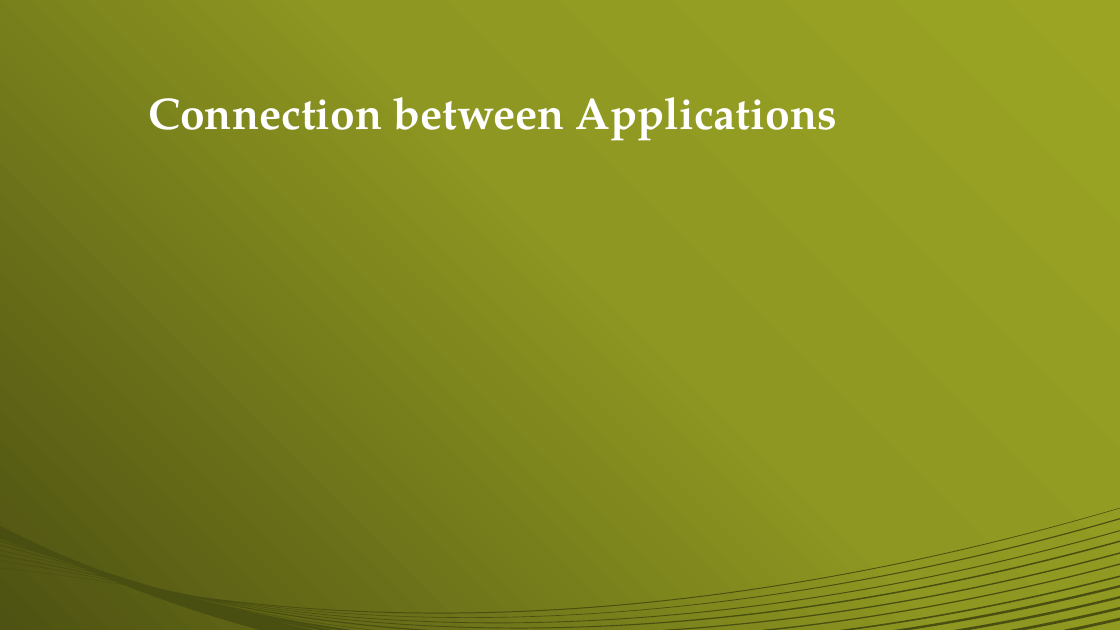
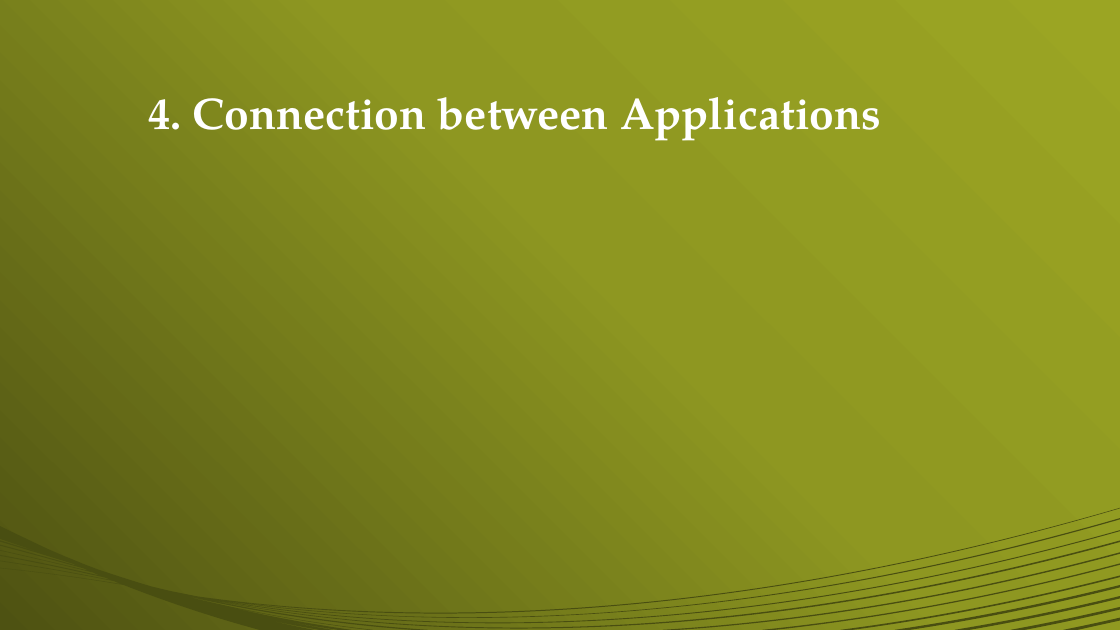
Before and after one commit to swatarianess/Project-App-Development, a slide deck: slide 12 of Presentation/AppPresentation.pptx (slide 9 before the commit). Drawn at 1120x630 pixels with LibreOffice and Linux fonts; fonts in the diff are those of the drawing. Boxes give left, top, right and bottom in pixels: in the first picture for what was removed or moved away, otherwise in the second. Text is boxed around its words. In the diff, an @@ line names an element or a change of style, - is before the commit and + after.

```diff
--- a/Presentation/AppPresentation.pptx
+++ b/Presentation/AppPresentation.pptx
@@ title at box(148, 97, 881, 141): text changed @@
-Connection between Applications
+4. Connection between Applications
```
Also in this commit, not shown: 6 other slides changed, 4 slides added, 1 slide removed, 1 other file.
